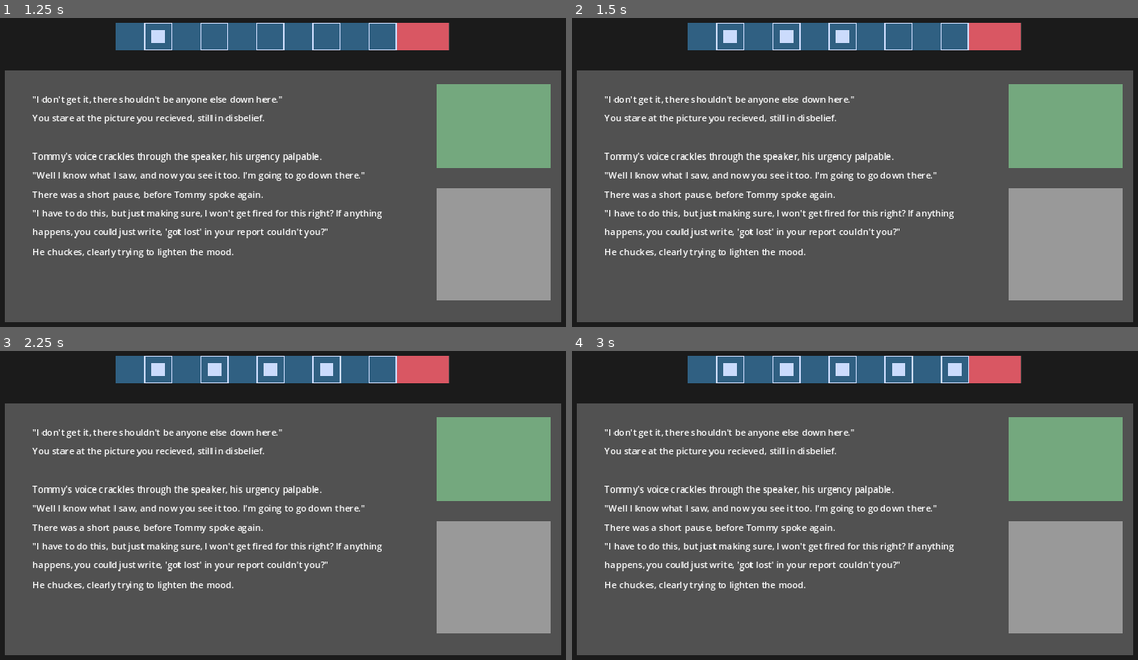
Above: before the commit, frames 1-4 (two rows, left to right).
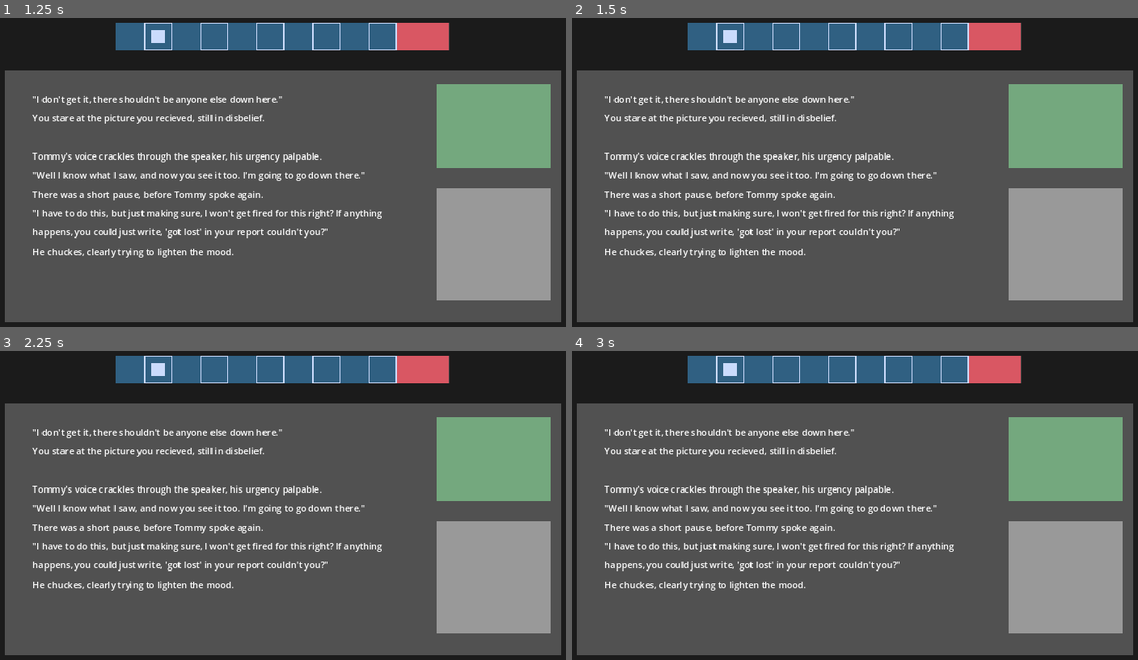
Above: after the commit, the same moments.

Repository: MatthewMa929/CaveDiver
Game: Godot game, scene res://Game/game.tscn
The game is run twice, just before and just after one commit, with the same random seed, the same clock (stepped at 60 frames per second) and the same inputs.
Inputs:
- Up to frame 1 (1.25 s): tap Enter at 0.5 s; tap Space (Light) at 0.6 s
- Up to frame 2 (1.5 s): tap Space (Light) at 1.25, 1.35 s
- Up to frame 3 (2.25 s): tap Enter at 2 s; tap Space (Light) at 2.1 s
- Up to frame 4 (3 s): tap Space (Light) at 2.75, 2.85 s

Frame 1 is identical in both runs. In frame 2, 0.2% of the frame differs, in the area x 36-51%, y 1-11%; in frame 3, 0.3%; in frame 4, 0.5%, in the area x 36-70%, y 1-11%.
Error after the commit: Invalid access of index '0' on a base object of type: 'Array'. (res://Game/code.gd:45)

Commit message:
done with bar system
considering new system

Diff:
--- a/Game/code.gd
+++ b/Game/code.gd
@@ -10,8 +10,16 @@
 @onready var iterator = 0
 @onready var x_bar_lst = []
 @onready var lit_bar_lst = []
+@onready var bar_lst = []
 
 var on = true
+
+var up = [1, 0, 0, 0, 0]
+var down = [1, 0, 1, 0, 0]
+var left = [1, 1, 0, 0, 0]
+var right = [1, 1, 0, 1, 0]
+var back = [1, 0, 0, 0, 1]
+var code_lst = [up, down, left, right, back]
 
 # Called when the node enters the scene tree for the first time.
 func _ready():
@@ -34,14 +42,24 @@
 
 	if Input.is_action_just_pressed("Light") and on and iterator < 5:
 		lit_bar_lst[iterator].visible = true
+		bar_lst[iterator].append(1)
 		iterator += 1
 		code_bar_timer.start()
 
 	if Input.is_action_just_pressed("Light") and on and iterator == 5: #cancel
 		pass
 
+	if on and iterator == 6:
+		iterator = 0
+		for i in code_lst:
+			if code_lst[i] == bar_lst:
+				pass
+		while iterator < 5:
+			x_bar_lst[iterator].visible = false
+			lit_bar_lst[iterator].visible = false
 
 func _on_code_bar_timer_timeout():
 	if iterator < 5:
 		x_bar_lst[iterator].visible = true
+		code_lst[iterator].append(0)
 	iterator += 1
